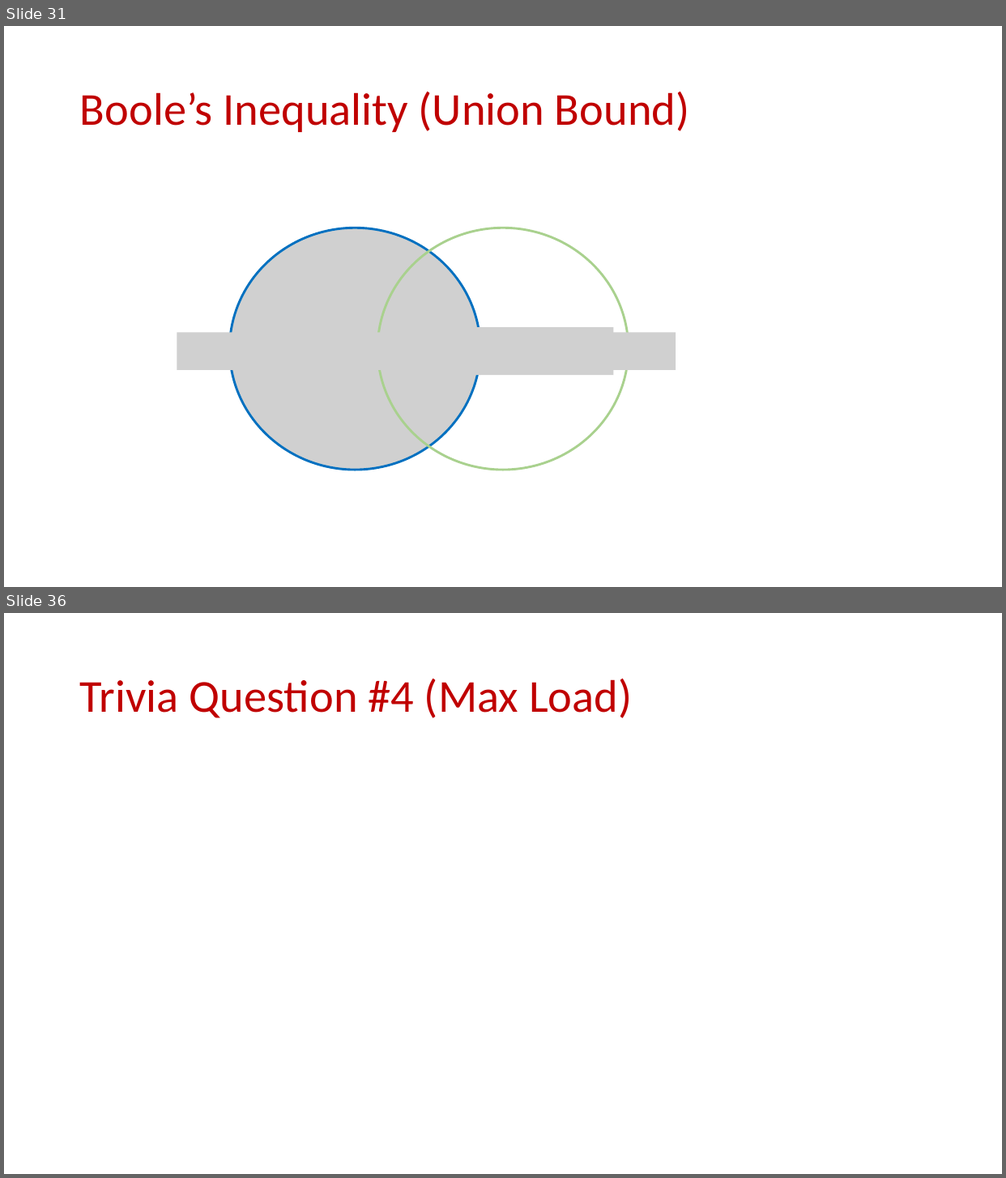
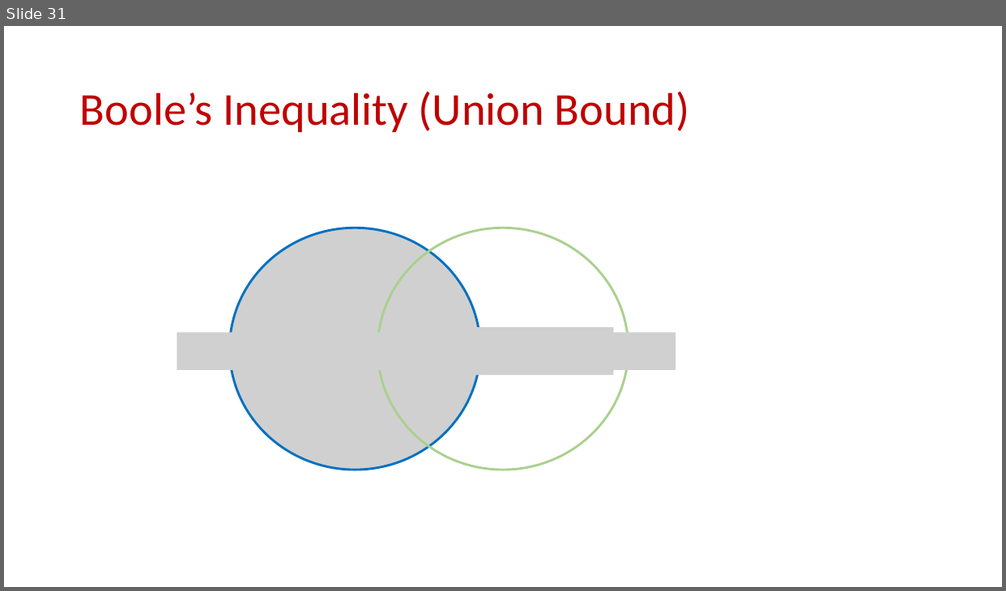
Before and after one commit to samsonzhou/samsonzhou.github.io, a slide deck: CSCE689-23/L1.pptx. Shown one above the other, each under a label of ours: slides 31 and 36 before the commit, slide 31 after it; the slides between them are not shown. The pictures are 1006x1178 and 1006x591 pixels, drawn with LibreOffice and Linux fonts; fonts in the diff are those of the drawing; grey boxes stand for pictures. Boxes give left, top, right and bottom in pixels: in the first picture for what was removed or moved away, otherwise in the second. Text is boxed around its words. In the diff, an @@ line names an element or a change of style, - is before the commit and + after.

```diff
--- a/CSCE689-23/L1.pptx
+++ b/CSCE689-23/L1.pptx
@@ slide 36 removed at [4, 613, 1002, 1174], background #FFFFFF @@
@@ title removed at [80, 679, 632, 718] @@
-Trivia Question #4 (Max Load)
```
Also in this commit, not shown: 25 other slides removed, 3 other files.
